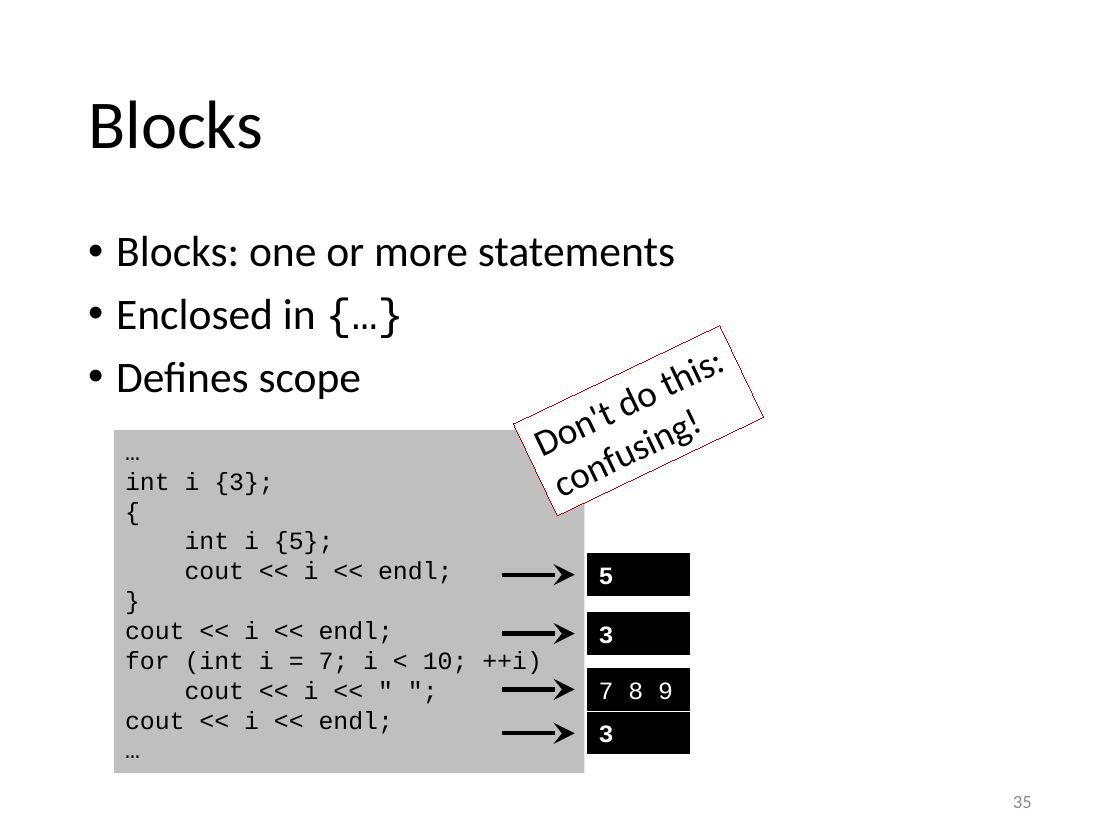
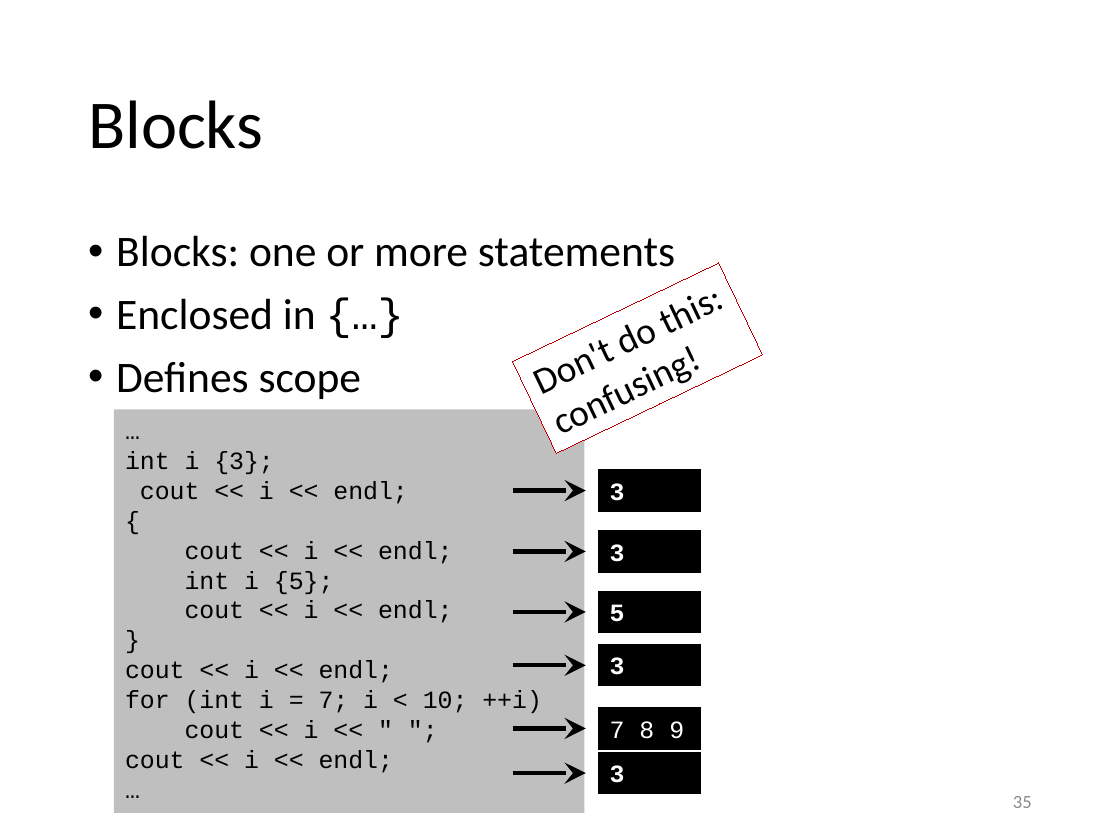
Before and after one commit to gjbex/Scientific-C-plus-plus, a slide deck: slide 35 of scientific_cpp.pptx. Drawn at 1120x840 pixels with LibreOffice and Linux fonts; fonts in the diff are those of the drawing. Boxes give left, top, right and bottom in pixels: in the first picture for what was removed or moved away, otherwise in the second. Text is boxed around its words. In the diff, an @@ line names an element or a change of style, - is before the commit and + after.

```diff
--- a/scientific_cpp.pptx
+++ b/scientific_cpp.pptx
@@ rectangle "Don't do this: confusing!": place and size @@
-rectangle "Don't do this: confusing!" at [513,325,763,516]
+rectangle "Don't do this: confusing!" at [512,263,762,453]
@@ rectangle "…": place and size @@
-rectangle "…" at [114,430,585,773]
+rectangle "…" at [114,410,585,813]
@@ rectangle "3": place and size @@
-rectangle "3" at [588,613,690,654]
+rectangle "3" at [599,469,701,511]
@@ text in rectangle at [140,481,407,504]: paragraph added @@
+cout << i << endl;
@@ arrow moved from (502, 634) - (575, 634) to (513, 491) - (586, 491) @@
@@ rectangle added at [599,531,701,572], fill #000000, outline #000000 0.75 pt, 16 pt, text #FFFFFF, bold @@
+3
@@ text in rectangle at [185,541,453,564]: paragraph added @@
+cout << i << endl;
@@ arrow added from (513, 551) to (586, 551), #000000 2.75 pt @@
@@ rectangle "5": place and size @@
-rectangle "5" at [588,554,690,596]
+rectangle "5" at [599,591,701,633]
@@ arrow moved from (502, 575) - (575, 575) to (513, 612) - (586, 612) @@
@@ rectangle added at [599,644,701,685], fill #000000, outline #000000 0.75 pt, 16 pt, text #FFFFFF, bold @@
+3
@@ arrow added from (513, 665) to (586, 665), #000000 2.75 pt @@
@@ 2 rectangles, 2 arrows: place and size @@
-2 rectangles, 2 arrows at [502,669,690,754]
+2 rectangles, 2 arrows at [513,708,701,794]
```
Also in this commit, not shown: 1 other slide changed.
